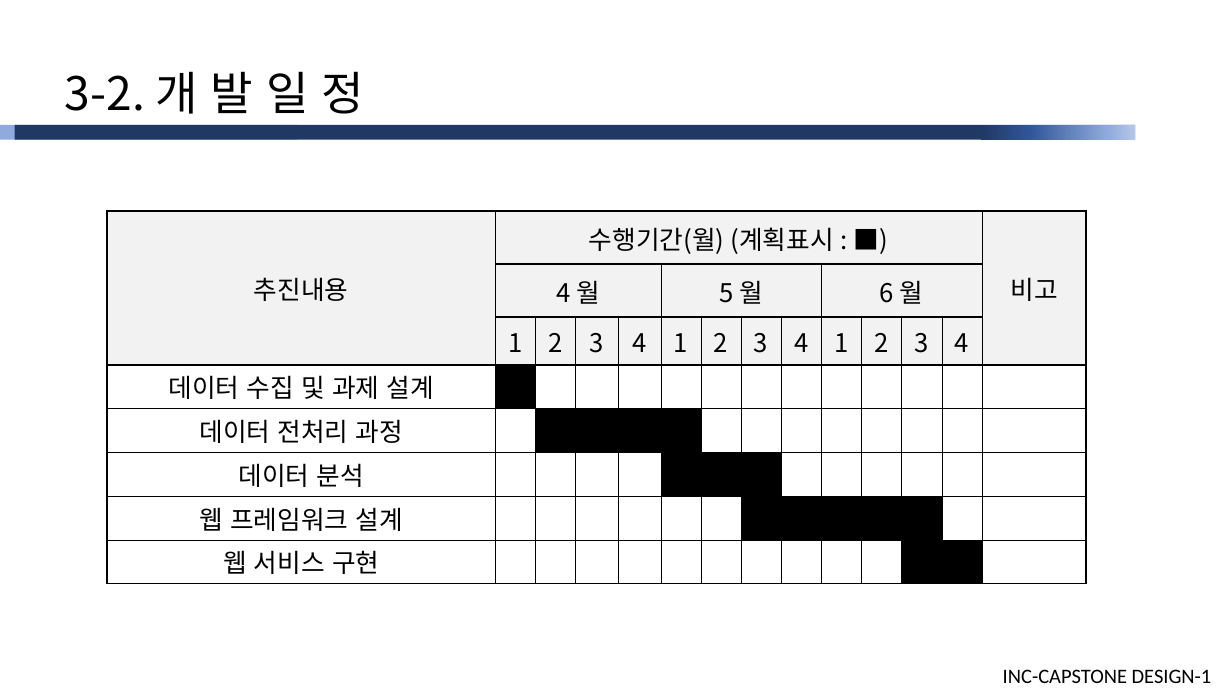
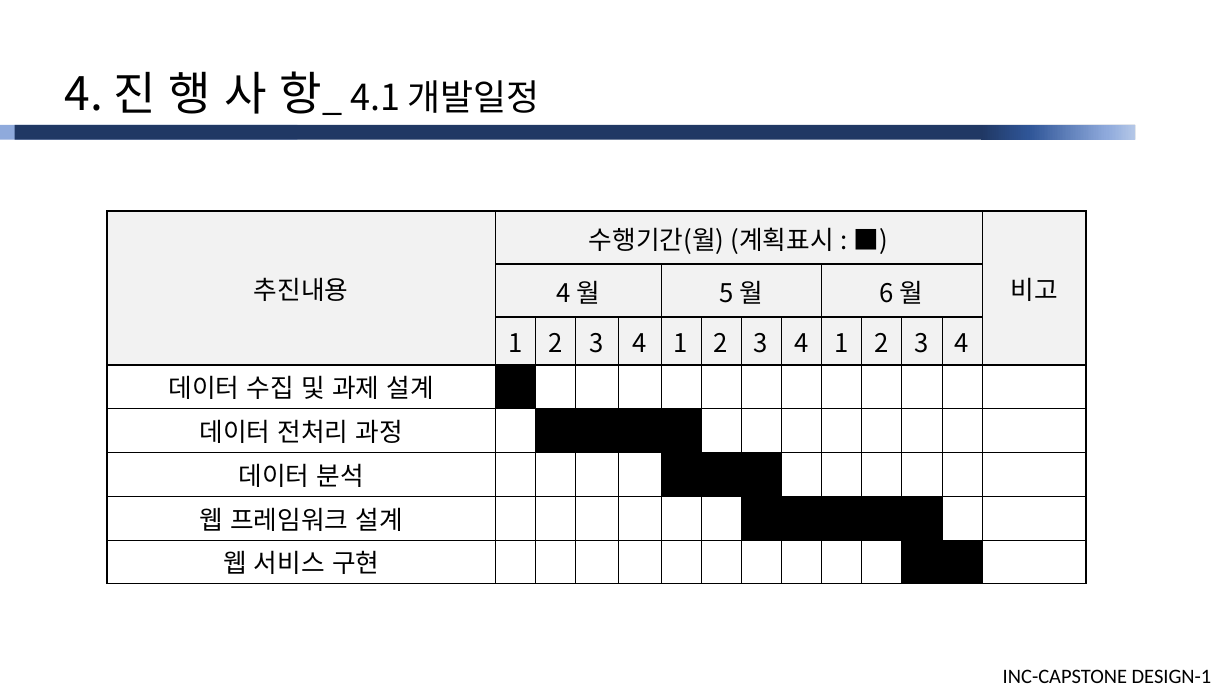
Before and after one commit to cutiecrab/CAR, a slide deck: slide 12 of 주차별 상세/10주/[피드백미반영]산학캡스톤디자인1_발표자료(10주).pptx (slide 7 before the commit). Drawn at 1232x693 pixels with LibreOffice and Linux fonts; fonts in the diff are those of the drawing. Boxes give left, top, right and bottom in pixels: in the first picture for what was removed or moved away, otherwise in the second. Text is boxed around its words. In the diff, an @@ line names an element or a change of style, - is before the commit and + after.

```diff
--- a/주차별 상세/10주/[피드백미반영]산학캡스톤디자인1_발표자료(10주).pptx
+++ b/주차별 상세/10주/[피드백미반영]산학캡스톤디자인1_발표자료(10주).pptx
@@ text at (x1=64, y1=71, x2=540, y2=115): text changed; size 36 to 28 pt @@
-3-2. 개 발 일 정
+4. 진 행 사 항_ 4.1 개발일정
```
Also in this commit, not shown: 20 other slides changed, 7 slides added, 3 slides removed.
